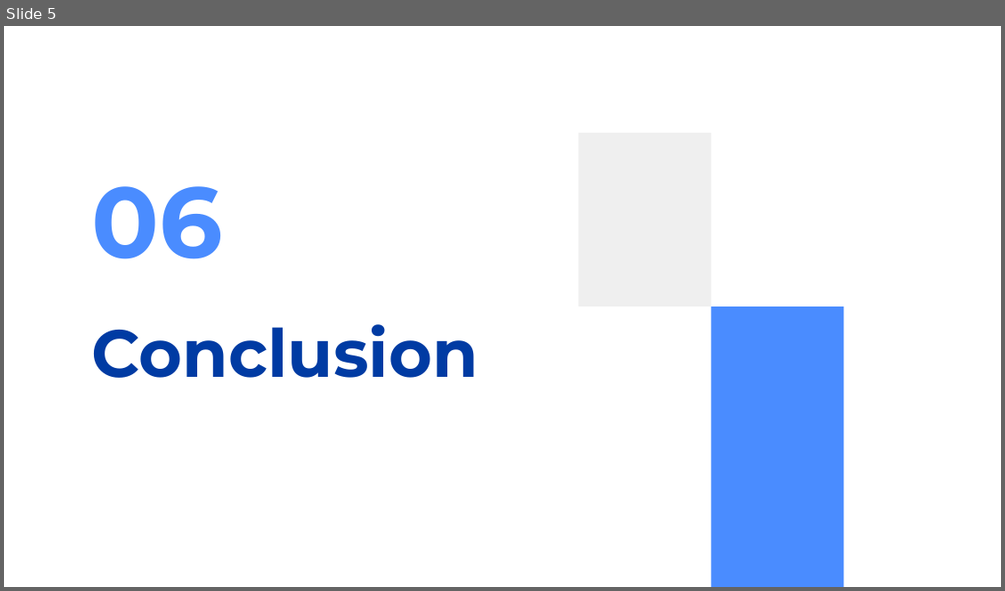
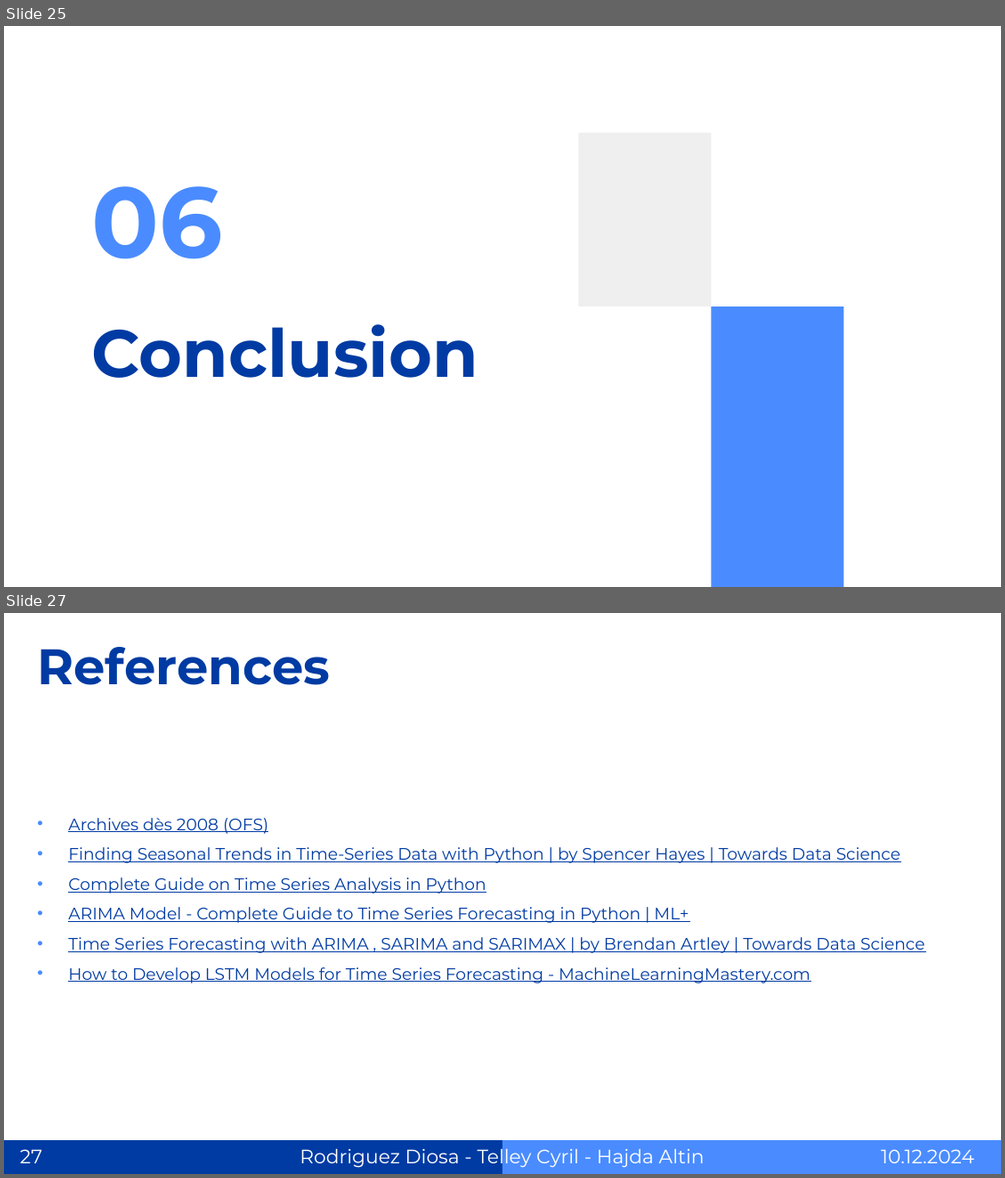
Before and after one commit to SuperMegaFort/TSM-AnSeqDa, a slide deck: presentation/pres_AnSeqDa.pptx. Shown one above the other, each under a label of ours: slide 5 before the commit, slides 25 and 27 after it; the slides between them are not shown. The pictures are 1005x591 and 1005x1178 pixels, drawn with LibreOffice and Linux fonts; fonts in the diff are those of the drawing. Boxes give left, top, right and bottom in pixels: in the first picture for what was removed or moved away, otherwise in the second. Text is boxed around its words. In the diff, an @@ line names an element or a change of style, - is before the commit and + after.

```diff
--- a/presentation/pres_AnSeqDa.pptx
+++ b/presentation/pres_AnSeqDa.pptx
@@ slide 27 added at box(4, 613, 1001, 1174), background #FFFFFF @@
@@ title added at box(37, 647, 330, 685), 36 pt, text #003BA3, bold @@
+References
@@ text added at box(68, 818, 924, 983), 12 pt, text #003BA3, underline @@
+• Archives dès 2008 (OFS)
+• Finding Seasonal Trends in Time-Series Data with Python | by Spencer Hayes | Towards Data Science
+• Complete Guide on Time Series Analysis in Python
+• ARIMA Model - Complete Guide to Time Series Forecasting in Python | ML+
+• Time Series Forecasting with ARIMA , SARIMA and SARIMAX | by Brendan Artley | Towards Data Science
+• How to Develop LSTM Models for Time Series Forecasting - MachineLearningMastery.com
@@ rectangle added at box(4, 1140, 502, 1174), fill #003BA3 @@
@@ text added at box(299, 1145, 704, 1168), 14 pt, text #FFFFFF @@
+Rodriguez Diosa - Telley Cyril - Hajda Altin
@@ rectangle added at box(502, 1140, 1001, 1174), fill #4A8CFF @@
@@ page number added at box(20, 1149, 42, 1163), 14 pt, text #FFFFFF @@
+27
@@ text added at box(881, 1149, 974, 1163), 14 pt, text #FFFFFF @@
+10.12.2024
@@ what was slide 5 is now slide 25 @@
```
Also in this commit, not shown: 5 slides changed, 20 other slides added, 3 other files.
